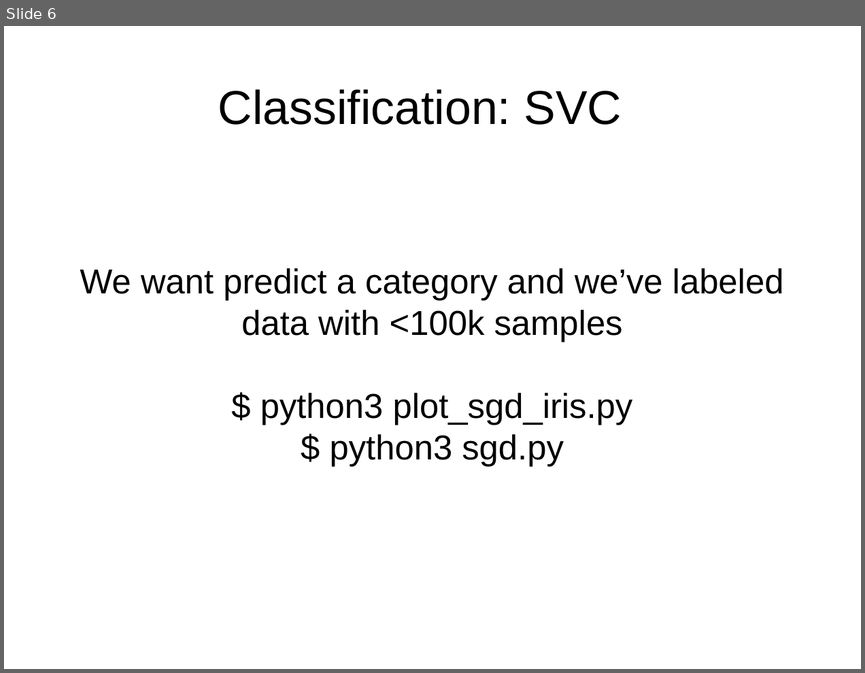
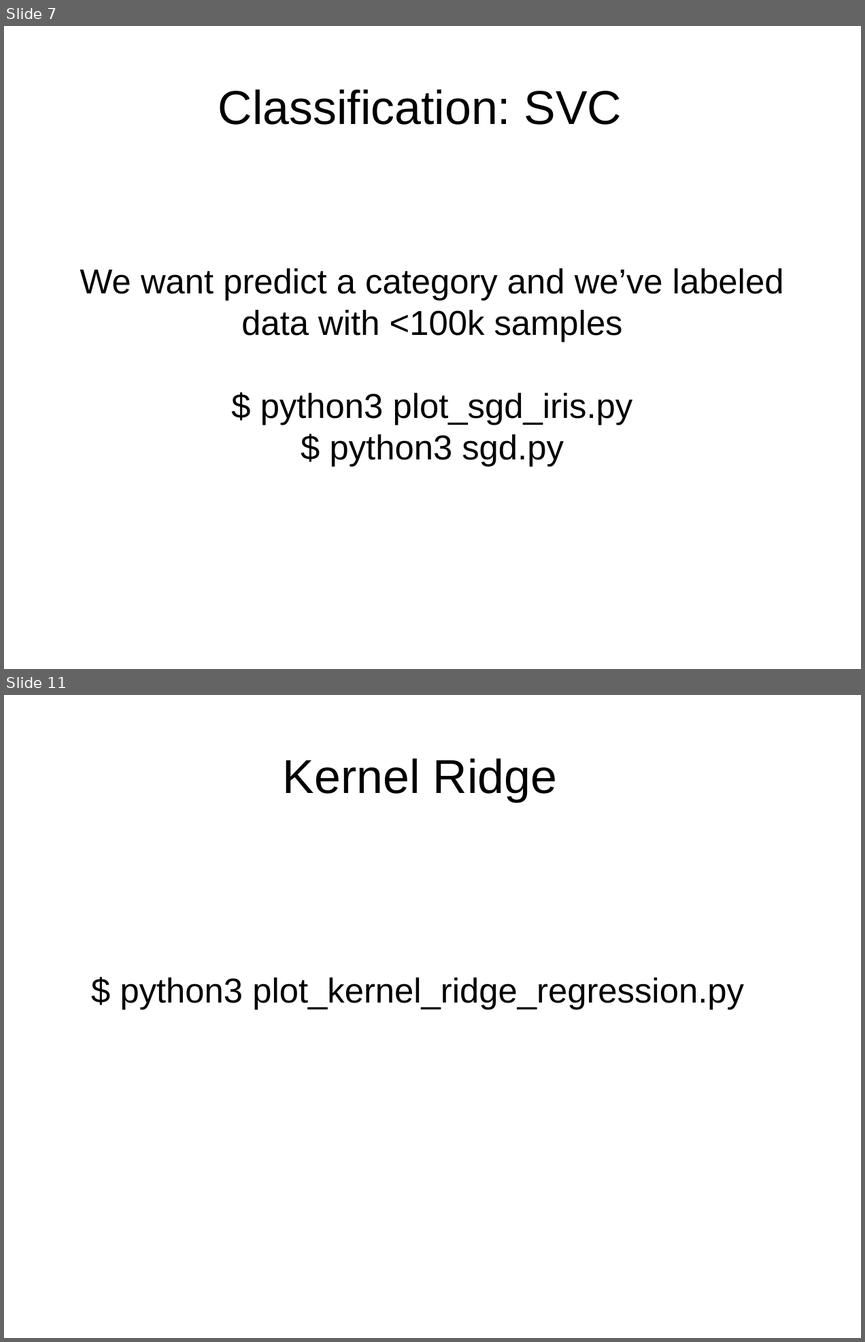
Before and after one commit to davidam/python-examples, a slide deck: presentations/scikit.odp. Shown one above the other, each under a label of ours: slide 6 before the commit, slides 7 and 11 after it; the slides between them are not shown. The pictures are 865x673 and 865x1342 pixels, drawn with LibreOffice and Linux fonts; fonts in the diff are those of the drawing. Boxes give left, top, right and bottom in pixels: in the first picture for what was removed or moved away, otherwise in the second. Text is boxed around its words. In the diff, an @@ line names an element or a change of style, - is before the commit and + after.

```diff
--- a/presentations/scikit.odp
+++ b/presentations/scikit.odp
@@ slide 11 added at (x1=4, y1=695, x2=861, y2=1338), background #FFFFFF @@
@@ title added at (x1=283, y1=758, x2=557, y2=802), 44 pt, text #000000 @@
+Kernel Ridge
@@ text added at (x1=120, y1=977, x2=744, y2=1009), 32 pt, text #000000 @@
+$ python3 plot_kernel_ridge_regression.py
@@ what was slide 6 is now slide 7 @@
```
Also in this commit, not shown: 6 other slides added.
